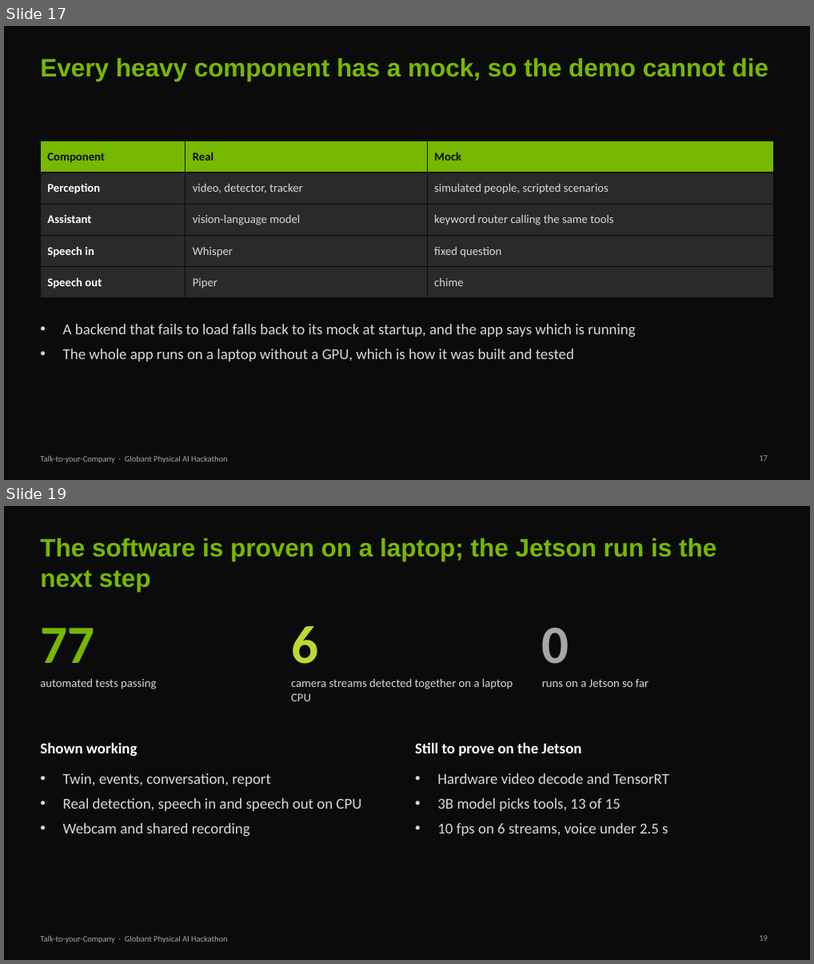
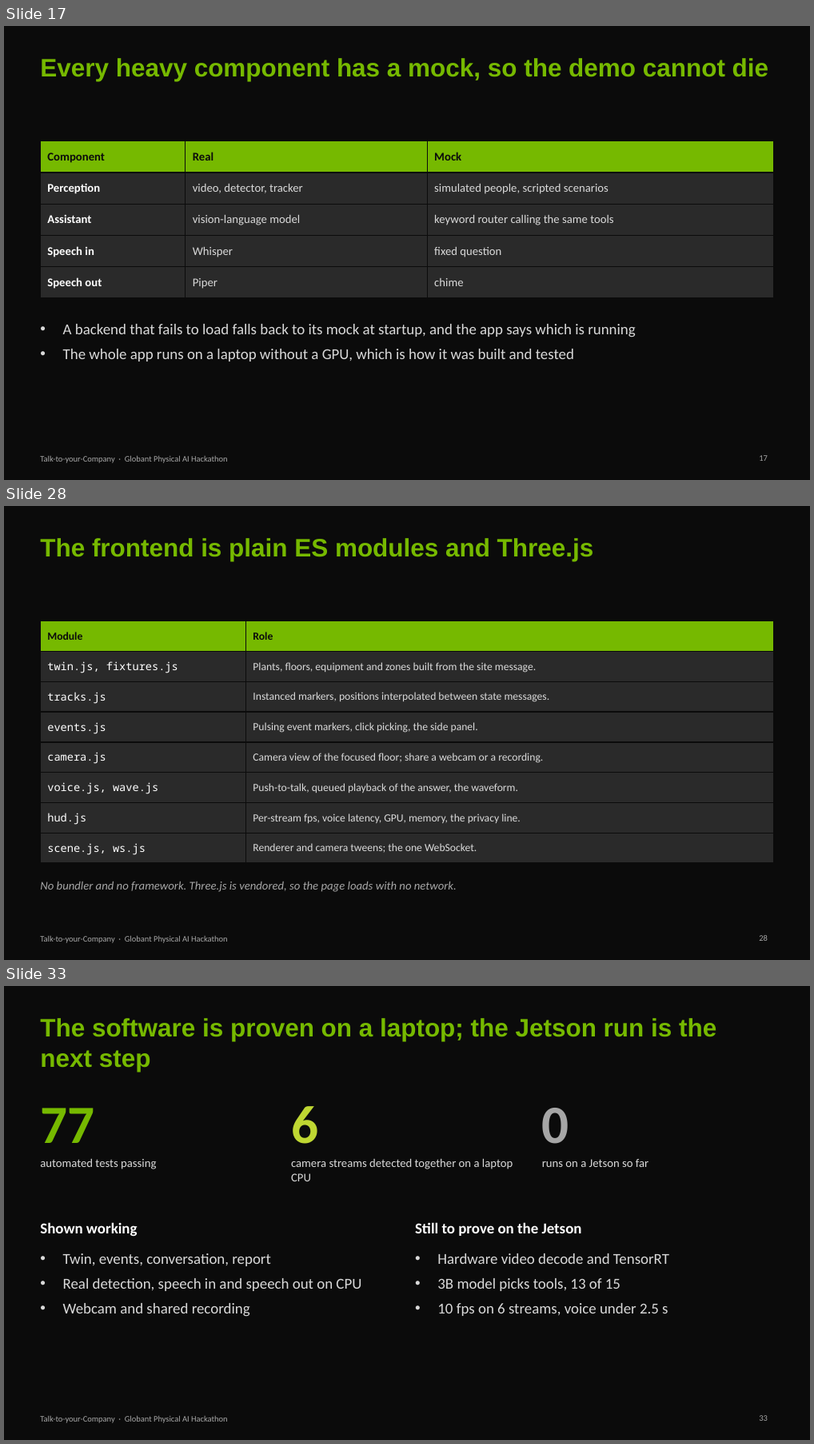
Before and after one commit to Yash-Kavaiya/talk-to-your-company, a slide deck: presentation/talk-to-your-company.pptx. Shown one above the other, each under a label of ours: slides 17 and 19 before the commit, slides 17, 28 and 33 after it; the slides between them are not shown. The pictures are 814x964 and 814x1444 pixels, drawn with LibreOffice and Linux fonts; fonts in the diff are those of the drawing. Boxes give left, top, right and bottom in pixels: in the first picture for what was removed or moved away, otherwise in the second. Text is boxed around its words. In the diff, an @@ line names an element or a change of style, - is before the commit and + after.

```diff
--- a/presentation/talk-to-your-company.pptx
+++ b/presentation/talk-to-your-company.pptx
@@ slide 28 added at [4, 506, 810, 960], background #0B0B0B; not listed: 1 template element that a slide beside it also shows @@
@@ title added at [40, 538, 594, 561], 30 pt, text #76B900, bold @@
+The frontend is plain ES modules and Three.js
@@ table added at [40, 621, 774, 858], 8 rows, 2 columns @@
+Module | Role
+twin.js, fixtures.js | Plants, floors, equipment and zones built from the site message.
+tracks.js | Instanced markers, positions interpolated between state messages.
+events.js | Pulsing event markers, click picking, the side panel.
+camera.js | Camera view of the focused floor; share a webcam or a recording.
+voice.js, wave.js | Push-to-talk, queued playback of the answer, the waveform.
+hud.js | Per-stream fps, voice latency, GPU, memory, the privacy line.
+scene.js, ws.js | Renderer and camera tweens; the one WebSocket.
@@ text added at [40, 881, 457, 892], 14 pt, text #A6A6A6, italic @@
+No bundler and no framework. Three.js is vendored, so the page loads with no network.
@@ page number added at [759, 935, 768, 940], 10 pt, text #A6A6A6 @@
+28
@@ what was slide 19 is now slide 33 @@
```
Also in this commit, not shown: 1 slide changed, 13 other slides added, 7 other files.
